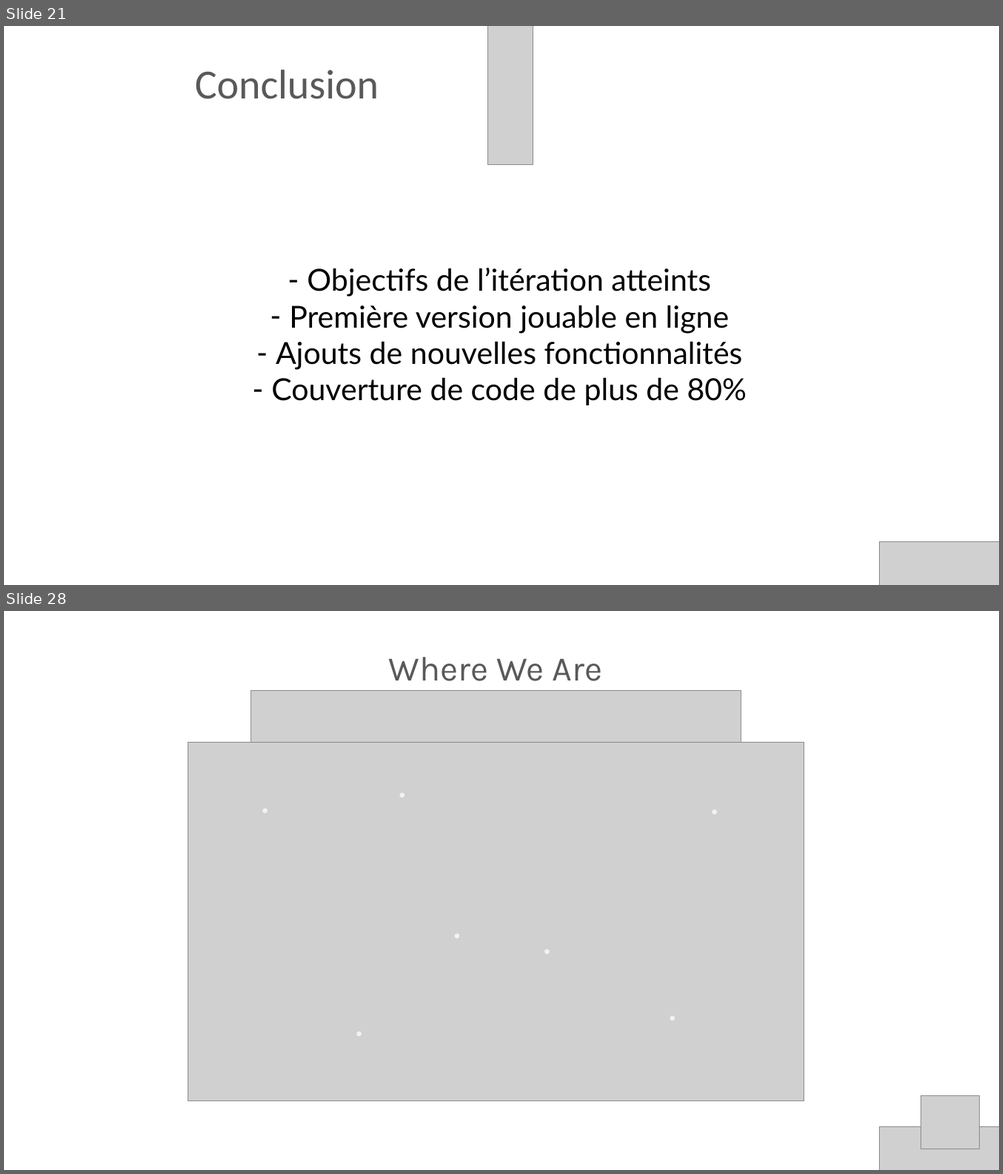
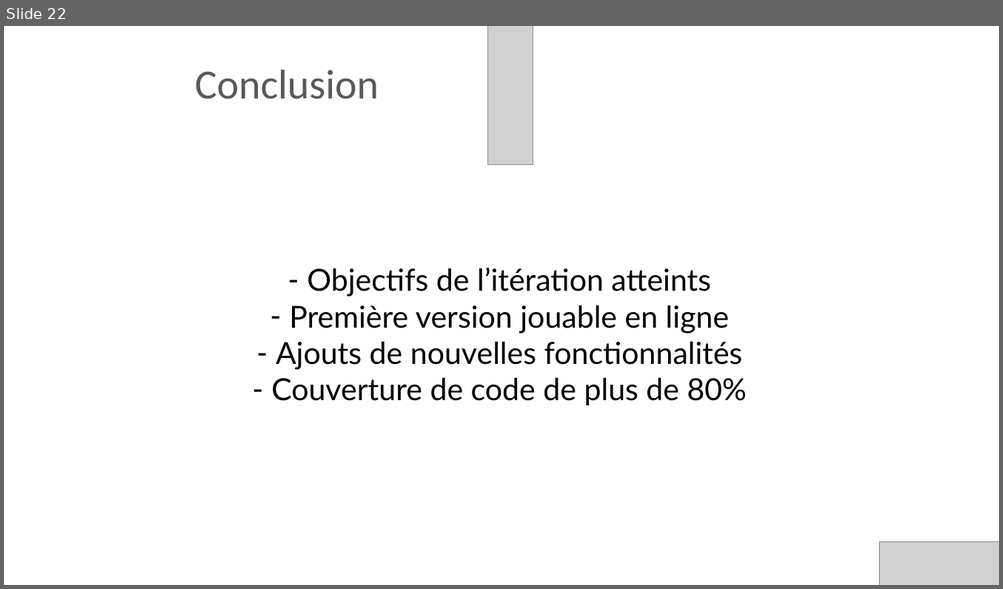
Before and after one commit to val92130/Wander, a slide deck: Documentation/Presentations/Iteration 1 - Wander.pptx. Shown one above the other, each under a label of ours: slides 21 and 28 before the commit, slide 22 after it; the slides between them are not shown. The pictures are 1003x1174 and 1003x589 pixels, drawn with LibreOffice and Linux fonts; fonts in the diff are those of the drawing; grey boxes stand for pictures; background and template pictures are left out. Boxes give left, top, right and bottom in pixels: in the first picture for what was removed or moved away, otherwise in the second. Text is boxed around its words. In the diff, an @@ line names an element or a change of style, - is before the commit and + after.

```diff
--- a/Documentation/Presentations/Iteration 1 - Wander.pptx
+++ b/Documentation/Presentations/Iteration 1 - Wander.pptx
@@ slide 28 removed at (4, 611, 999, 1170), background picture (left out) @@
@@ text removed at (389, 657, 603, 681) @@
-Where We Are
@@ picture removed at (251, 690, 741, 754) @@
@@ picture removed at (188, 742, 804, 1102) @@
@@ ellipse removed at (262, 809, 267, 814) @@
@@ ellipse removed at (399, 793, 404, 798) @@
@@ ellipse removed at (711, 810, 717, 815) @@
@@ ellipse removed at (455, 934, 460, 939) @@
@@ ellipse removed at (544, 950, 549, 954) @@
@@ ellipse removed at (356, 1032, 361, 1037) @@
@@ ellipse removed at (670, 1017, 675, 1021) @@
@@ picture removed at (920, 1096, 979, 1149) @@
@@ picture removed at (879, 1127, 999, 1170) @@
@@ what was slide 21 is now slide 22 @@
```
Also in this commit, not shown: 2 slides changed, 1 slide added, 27 other slides removed, 2 other files.
